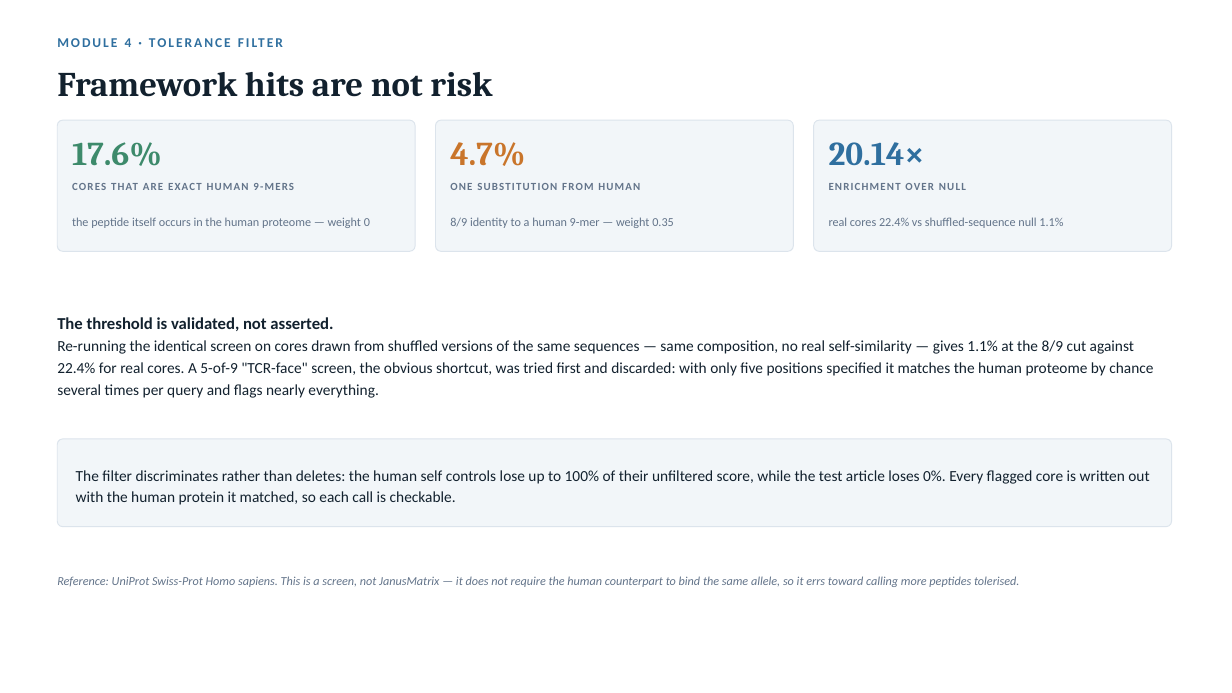
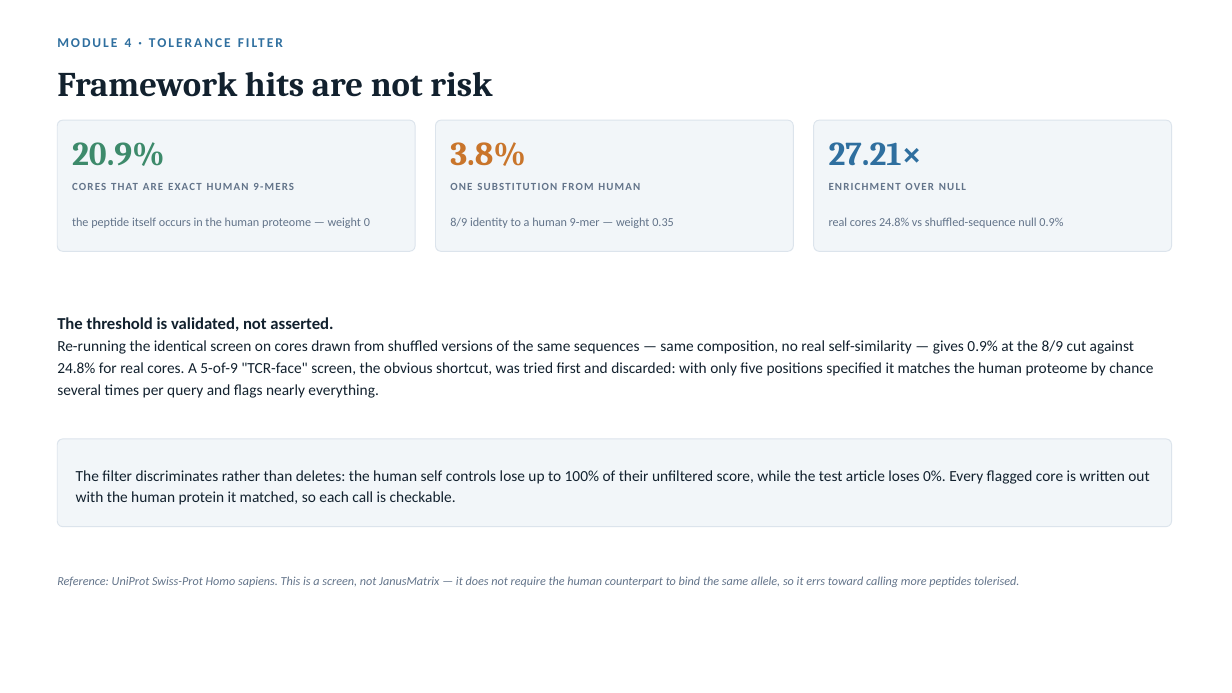
Before and after one commit to YuhaoWang-crypto/ClaudeCode, a slide deck: slide 6 of hla_ligand_immunogenicity/report.pptx. Drawn at 1232x693 pixels with LibreOffice and Linux fonts; fonts in the diff are those of the drawing. Boxes give left, top, right and bottom in pixels: in the first picture for what was removed or moved away, otherwise in the second. Text is boxed around its words. In the diff, an @@ line names an element or a change of style, - is before the commit and + after.

```diff
--- a/hla_ligand_immunogenicity/report.pptx
+++ b/hla_ligand_immunogenicity/report.pptx
@@ text at [72, 142, 165, 166]: text changed @@
-17.6%
+20.9%
@@ text at [450, 142, 526, 166]: text changed @@
-4.7%
+3.8%
@@ text at [829, 142, 922, 166]: text changed @@
-20.14×
+27.21×
@@ text at [829, 217, 1063, 228]: text changed @@
-real cores 22.4% vs shuffled-sequence null 1.1%
+real cores 24.8% vs shuffled-sequence null 0.9%
@@ text at [57, 317, 1153, 398]: text changed @@
-The threshold is validated, not asserted.
-Re-running the identical screen on cores drawn from shuffled versions of the same sequences — same composition, no real self-similarity — gives 1.1% at the 8/9 cut against 22.4% for real cores. A 5-of-9 "TCR-face" screen, the obvious shortcut, was tried first and discarded: with only five positions specified it matches the human proteome by chance several times per query and flags nearly everything.
+The threshold is validated, not asserted.
+Re-running the identical screen on cores drawn from shuffled versions of the same sequences — same composition, no real self-similarity — gives 0.9% at the 8/9 cut against 24.8% for real cores. A 5-of-9 "TCR-face" screen, the obvious shortcut, was tried first and discarded: with only five positions specified it matches the human proteome by chance several times per query and flags nearly everything.
```
Also in this commit, not shown: 5 other slides changed, 1 slide added, 6 other files.
